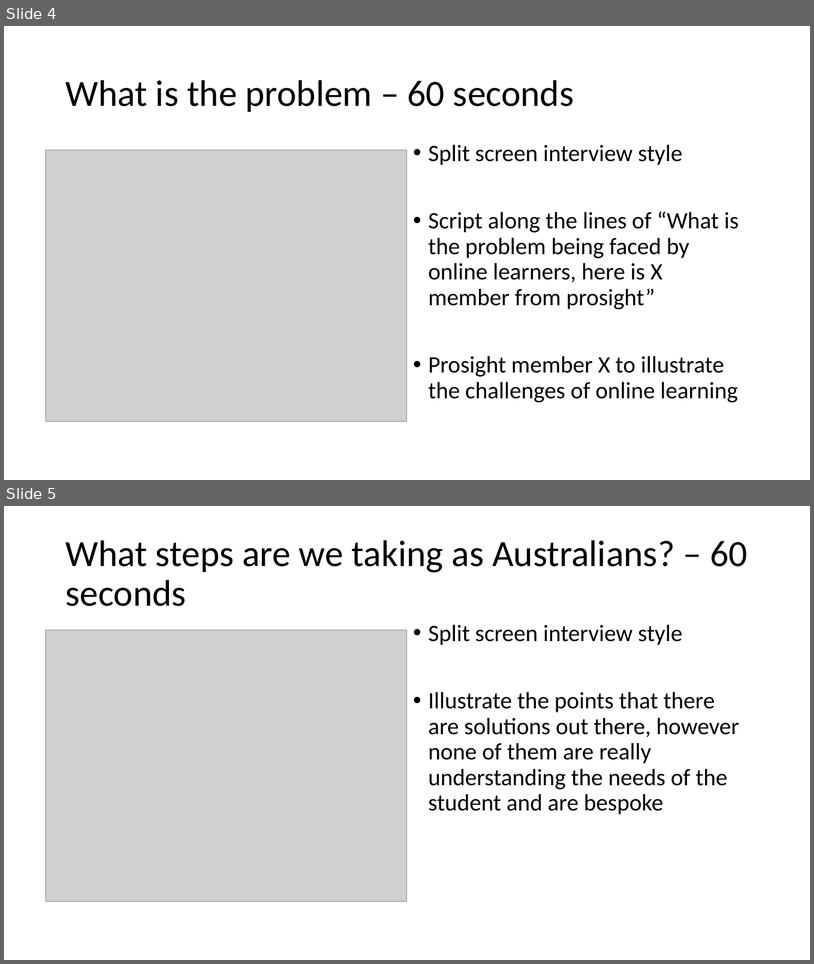
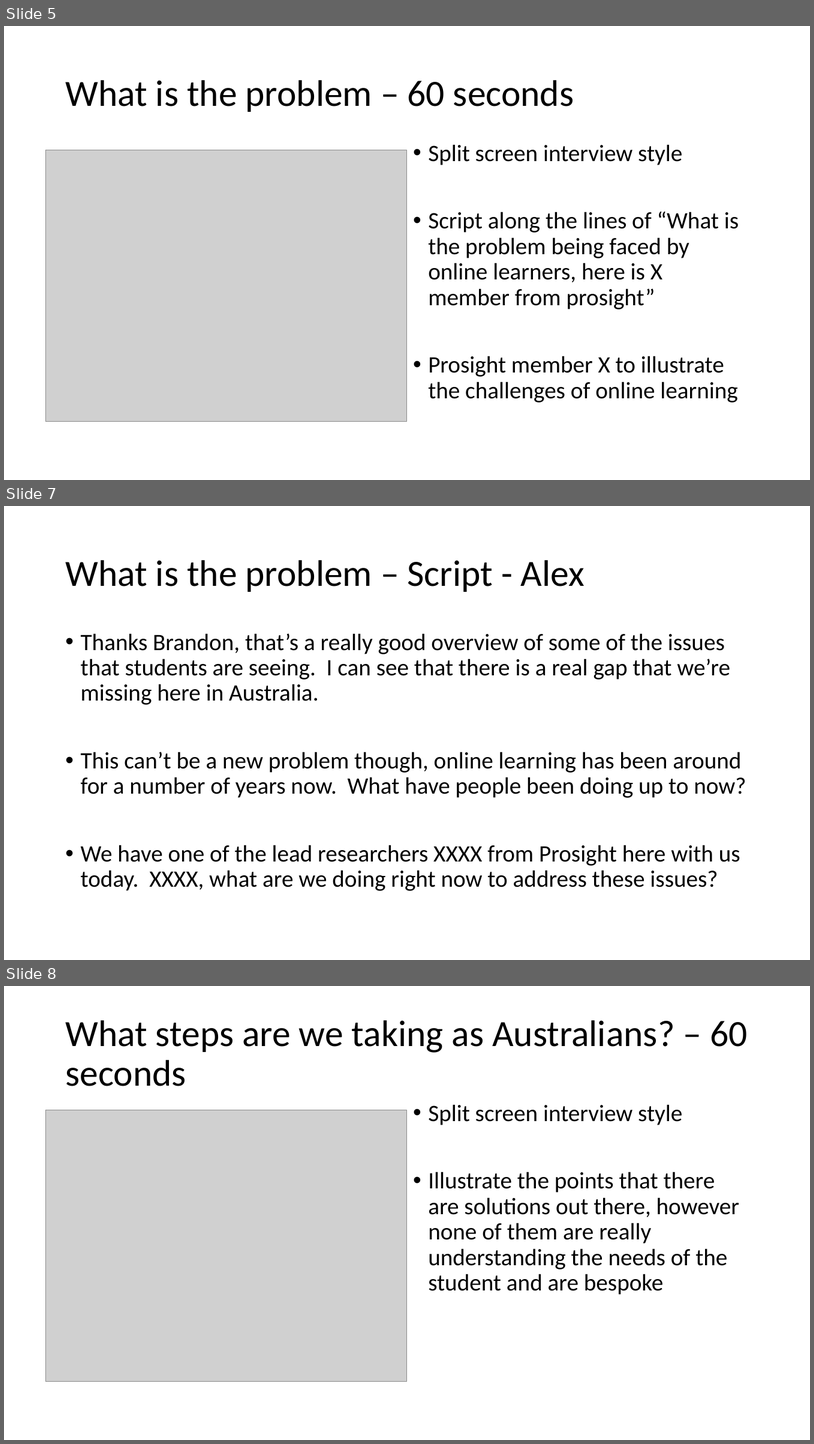
Before and after one commit to Brandon-M-Tech/Project-Assignment-3, a slide deck: storyboard-draft.pptx. Shown one above the other, each under a label of ours: slides 4 and 5 before the commit, slides 5, 7 and 8 after it; the slides between them are not shown. The pictures are 814x964 and 814x1444 pixels, drawn with LibreOffice and Linux fonts; fonts in the diff are those of the drawing; grey boxes stand for pictures. Boxes give left, top, right and bottom in pixels: in the first picture for what was removed or moved away, otherwise in the second. Text is boxed around its words. In the diff, an @@ line names an element or a change of style, - is before the commit and + after.

Commit message:
updated storyboard with draft script

```diff
--- a/storyboard-draft.pptx
+++ b/storyboard-draft.pptx
@@ slide 7 added at (x1=4, y1=506, x2=810, y2=960), background #FFFFFF @@
@@ title added at (x1=65, y1=560, x2=585, y2=592), 44 pt, text #000000 @@
+What is the problem – Script - Alex
@@ text added at (x1=81, y1=633, x2=746, y2=891), 28 pt, text #000000 @@
+• Thanks Brandon, that’s a really good overview of some of the issues that students are seeing. I can see that there is a real gap that we’re missing here in Australia.
+• This can’t be a new problem though, online learning has been around for a number of years now. What have people been doing up to now?
+• We have one of the lead researchers XXXX from Prosight here with us today. XXXX, what are we doing right now to address these issues?
@@ what was slide 4 is now slide 5 @@
@@ what was slide 5 is now slide 8 @@
```
Also in this commit, not shown: 10 other slides added.
